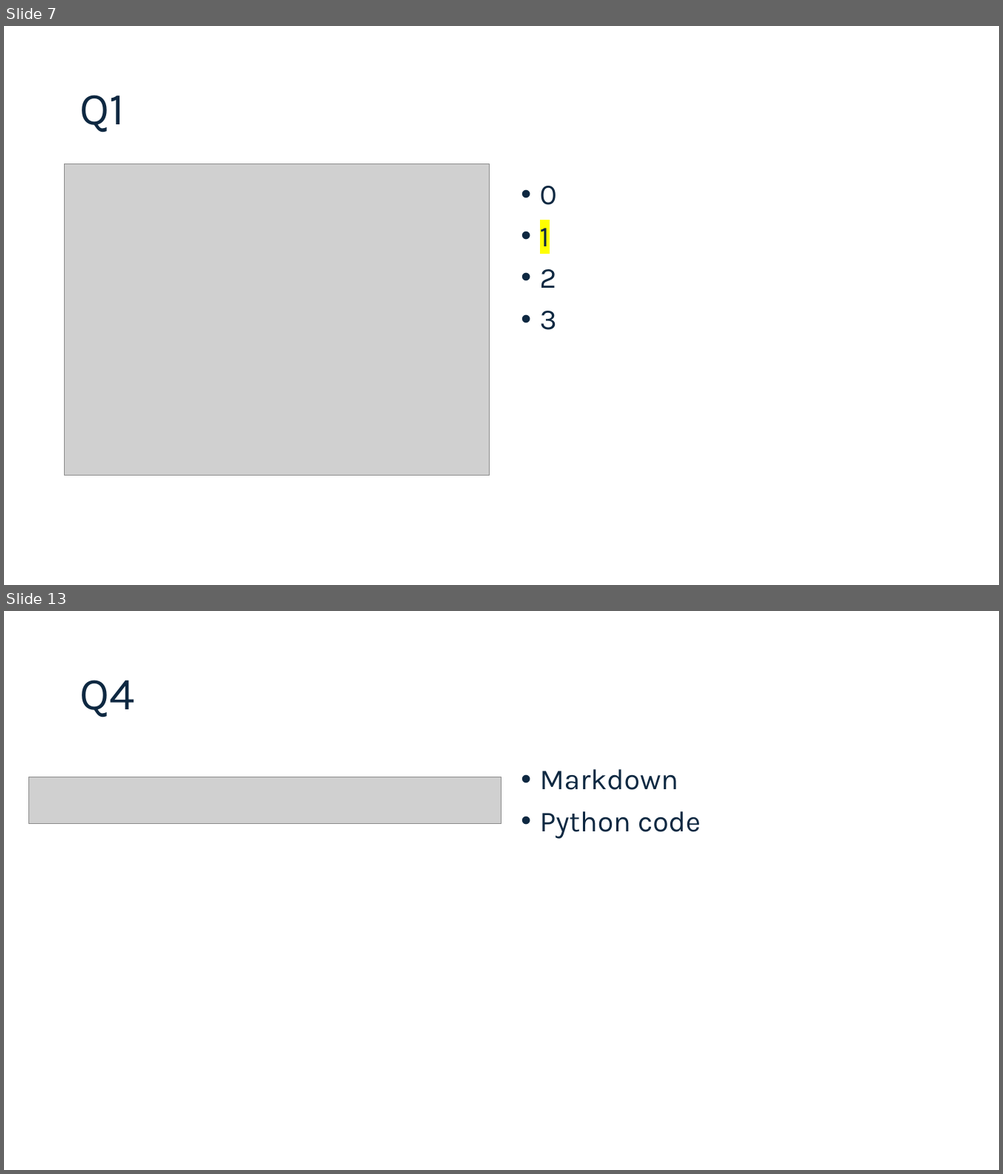
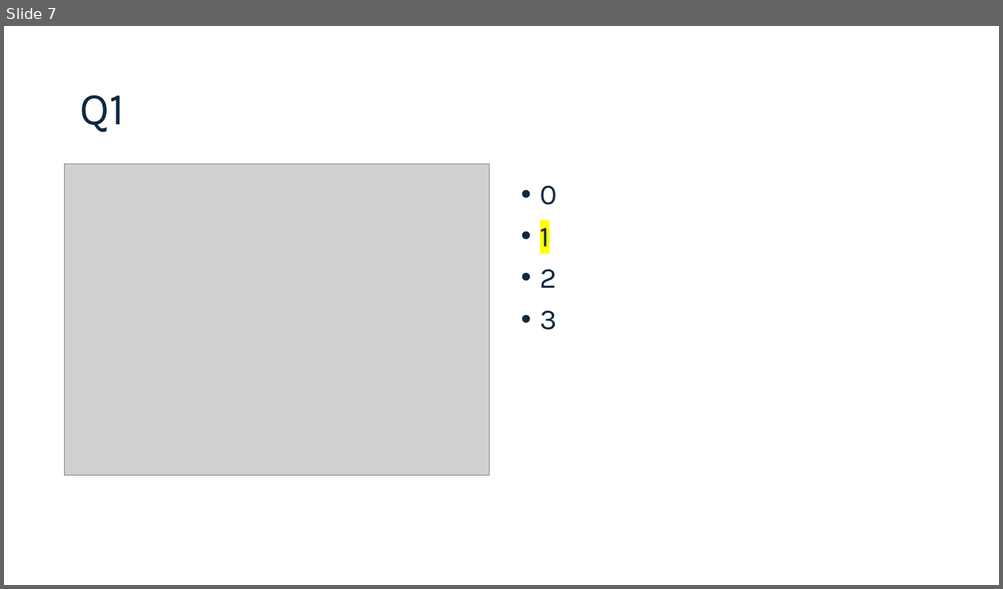
Before and after one commit to connordouglas10/DS-Tech-2025January, a slide deck: Modules/Module5/Slides 5.pptx. Shown one above the other, each under a label of ours: slides 7 and 13 before the commit, slide 7 after it; the slides between them are not shown. The pictures are 1003x1174 and 1003x589 pixels, drawn with LibreOffice and Linux fonts; fonts in the diff are those of the drawing; grey boxes stand for pictures. Boxes give left, top, right and bottom in pixels: in the first picture for what was removed or moved away, otherwise in the second. Text is boxed around its words. In the diff, an @@ line names an element or a change of style, - is before the commit and + after.

```diff
--- a/Modules/Module5/Slides 5.pptx
+++ b/Modules/Module5/Slides 5.pptx
@@ slide 13 removed at bbox=[4, 611, 999, 1170], background #FFFFFF @@
@@ title removed at bbox=[79, 680, 134, 718] @@
-Q4
@@ picture removed at bbox=[28, 777, 501, 824] @@
@@ text removed at bbox=[540, 769, 700, 839] @@
-• Markdown
-• Python code
```
Also in this commit, not shown: 3 slides changed, 20 other slides removed, 1 other file.
